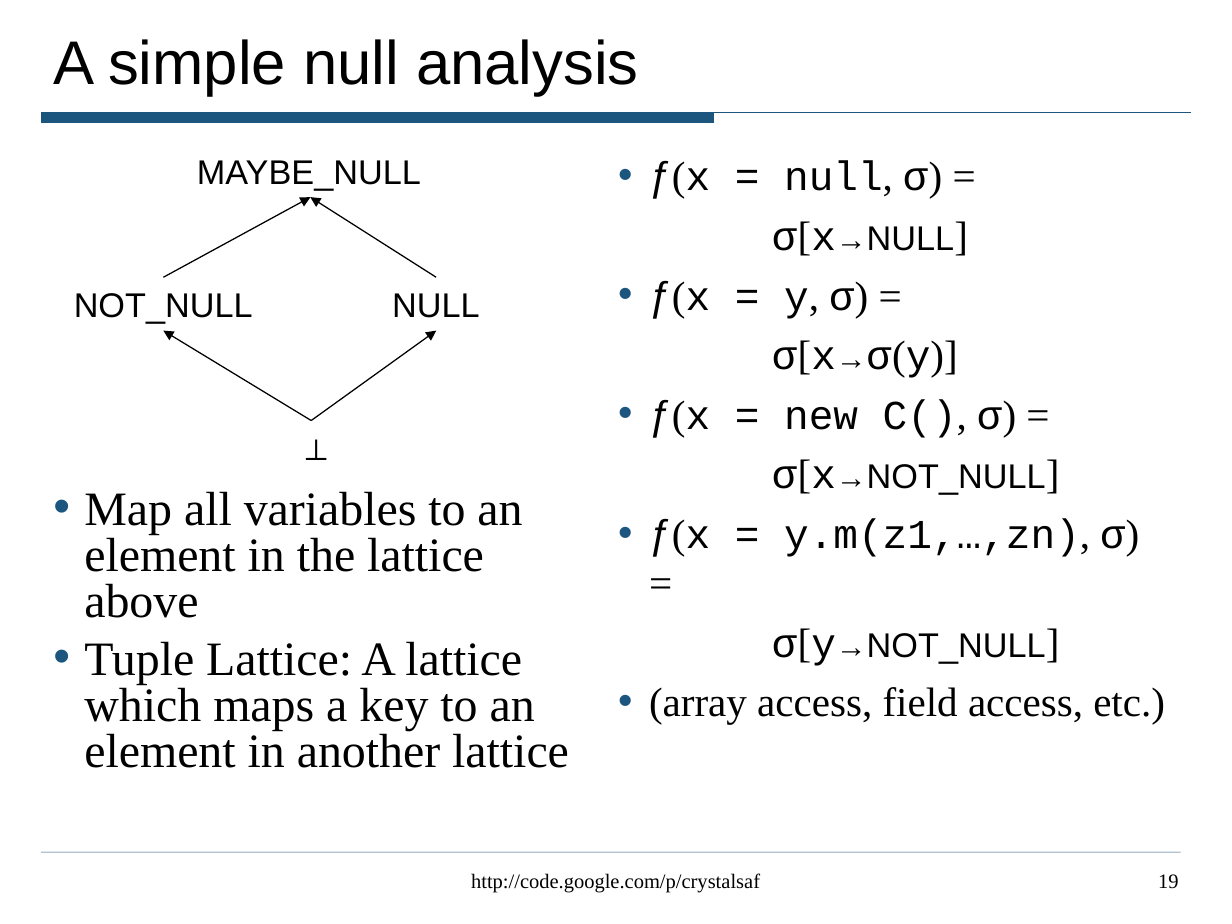
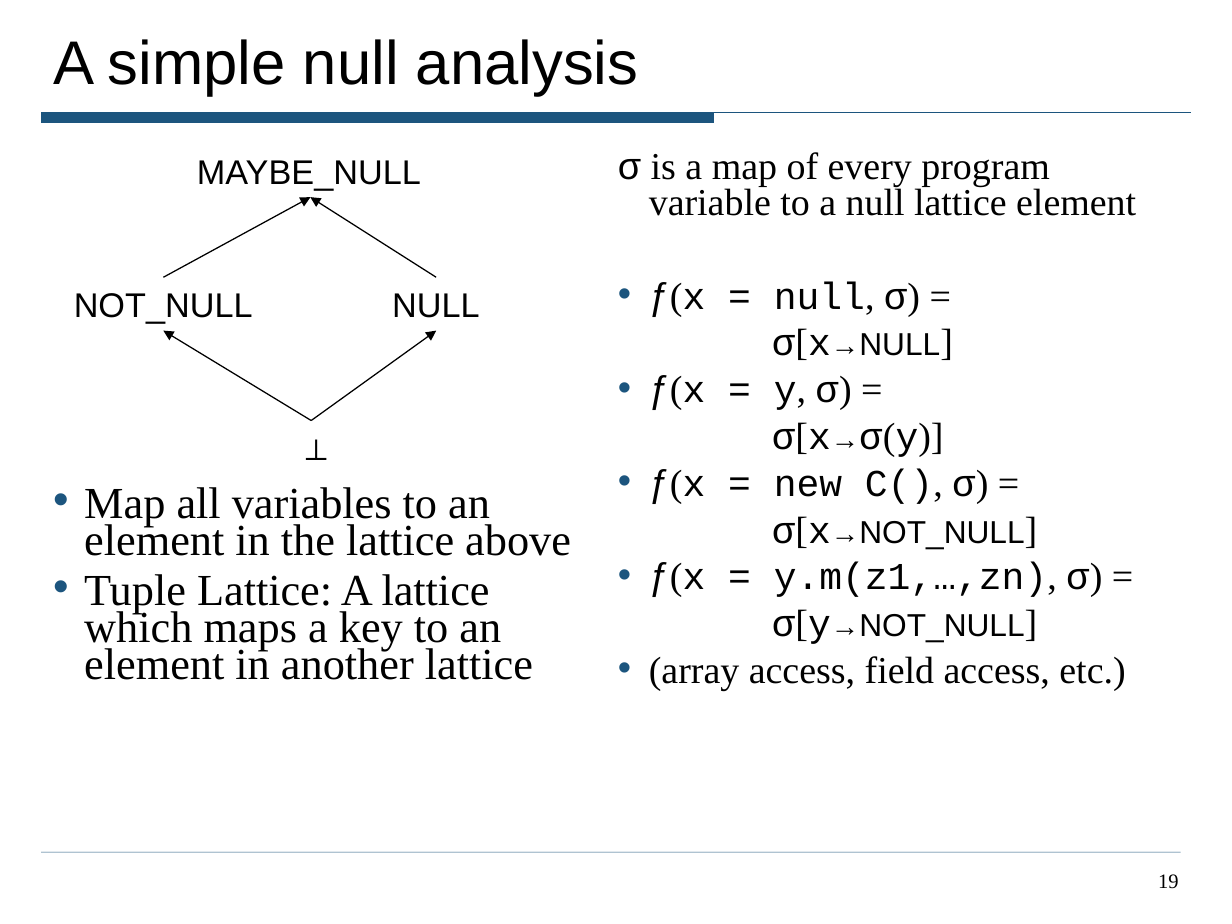
Before and after one commit to roterdam/crystalsaf, a slide deck: slide 19 of TutorialExamples/CrystalTutorial.ppt. Drawn at 1232x924 pixels with LibreOffice and Linux fonts; fonts in the diff are those of the drawing. Boxes give left, top, right and bottom in pixels: in the first picture for what was removed or moved away, otherwise in the second. Text is boxed around its words. In the diff, an @@ line names an element or a change of style, - is before the commit and + after.

```diff
--- a/TutorialExamples/CrystalTutorial.ppt
+++ b/TutorialExamples/CrystalTutorial.ppt
@@ text at (618,152,1136,216): paragraph added @@
+σ is a map of every program variable to a null lattice element
@@ text at (649,282,1125,690): size 24 to 22.2 pt in "ƒ(x = null, σ) =", "σ[x→NULL]", "ƒ(x = y, σ) =", "σ[x→σ(y)]" and 5 more places; size 18 to 16.6 pt in "σ[x→NULL]", "σ[x→σ(y)]", "σ[x→NOT_NULL]", "σ[y→NOT_NULL]"; size 20 to 18.5 pt in "σ[x→NULL]", "σ[x→NOT_NULL]", "σ[y→NOT_NULL]"; line spacing 1 to 0.8 @@
@@ text "Map all variables to an ..." at (84,487,571,680): size 28 to 25.9 pt; line spacing 0.8 to 0.7 @@
@@ text removed at (471,873,760,893) @@
-http://code.google.com/p/crystalsaf
```
Also in this commit, not shown: 35 other slides changed, 2 slides added.
